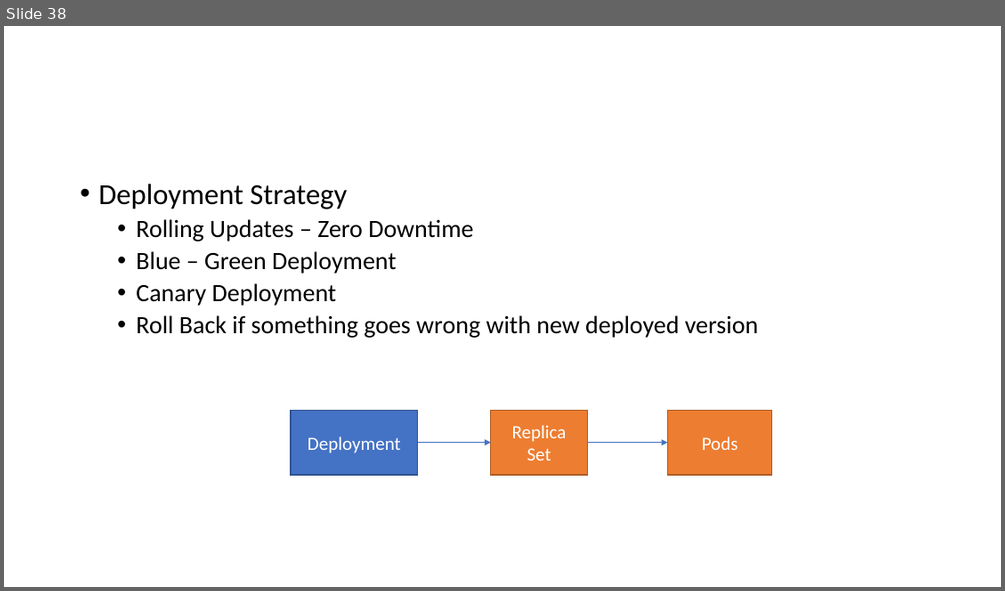
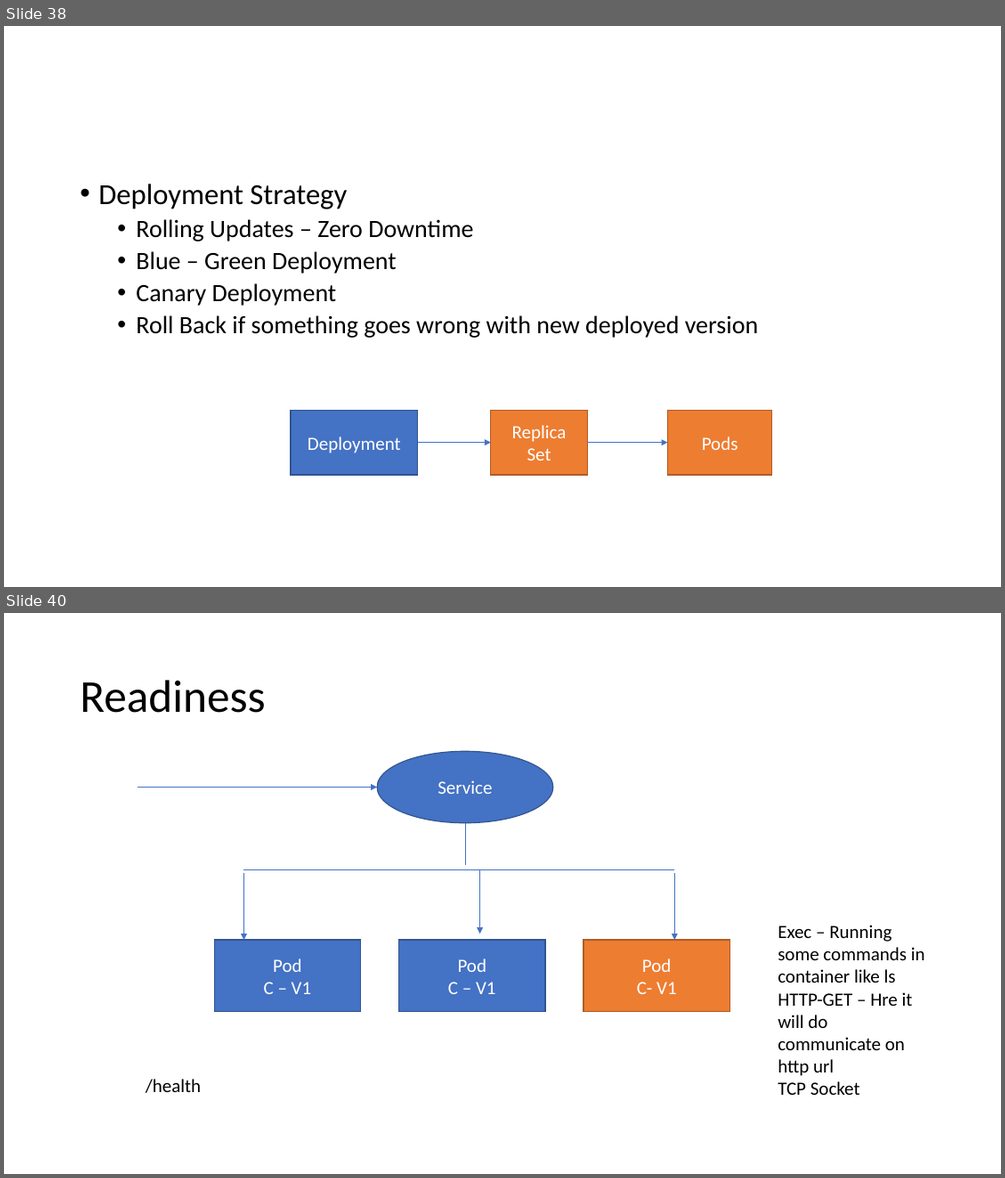
Before and after one commit to BhaveshBR/ckalab, a slide deck: WhiteBoard.pptx. Shown one above the other, each under a label of ours: slide 38 before the commit, slides 38 and 40 after it; the slides between them are not shown. The pictures are 1005x591 and 1005x1178 pixels, drawn with LibreOffice and Linux fonts; fonts in the diff are those of the drawing. Boxes give left, top, right and bottom in pixels: in the first picture for what was removed or moved away, otherwise in the second. Text is boxed around its words. In the diff, an @@ line names an element or a change of style, - is before the commit and + after.

```diff
--- a/WhiteBoard.pptx
+++ b/WhiteBoard.pptx
@@ slide 40 added at (4,613,1001,1174), background #FFFFFF @@
@@ title added at (80,680,265,713), 44 pt, text #000000 @@
+Readiness
@@ ellipse added at (377,751,553,823), fill #4472C4, outline #325491 1 pt, 18 pt, text #FFFFFF @@
+Service
@@ arrow added from (138, 787) to (377, 787), #4472C4 0.5 pt @@
@@ line added from (465, 823) to (465, 865), #4472C4 0.5 pt @@
@@ line added from (243, 869) to (675, 869), #4472C4 0.5 pt @@
@@ arrow added from (244, 873) to (244, 940), #4472C4 0.5 pt @@
@@ arrow added from (479, 869) to (479, 933), #4472C4 0.5 pt @@
@@ arrow added from (675, 873) to (675, 940), #4472C4 0.5 pt @@
@@ text added at (777,925,925,1094), 18 pt, text #000000 @@
+Exec – Running some commands in container like ls
+HTTP-GET – Hre it will do communicate on http url
+TCP Socket
@@ rectangle added at (214,940,361,1012), fill #4472C4, outline #325491 1 pt, 18 pt, text #FFFFFF @@
+Pod
+C – V1
@@ rectangle added at (399,940,545,1012), fill #4472C4, outline #325491 1 pt, 18 pt, text #FFFFFF @@
+Pod
+C – V1
@@ rectangle added at (583,940,730,1012), fill #ED7D31, outline #AF5C24 1 pt, 18 pt, text #FFFFFF @@
+Pod
+C- V1
@@ text added at (146,1078,201,1093), 18 pt, text #000000 @@
+/health
```
Also in this commit, not shown: 5 other slides added, 2 other files.
